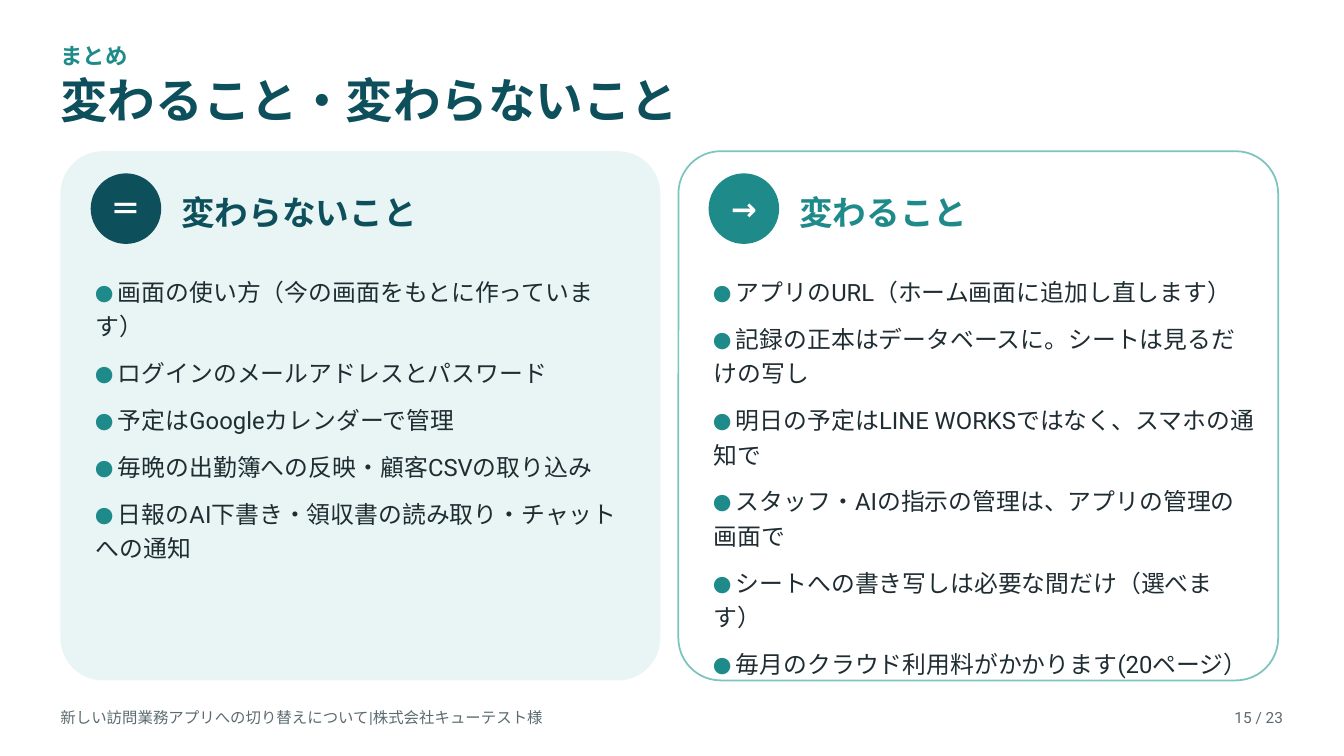
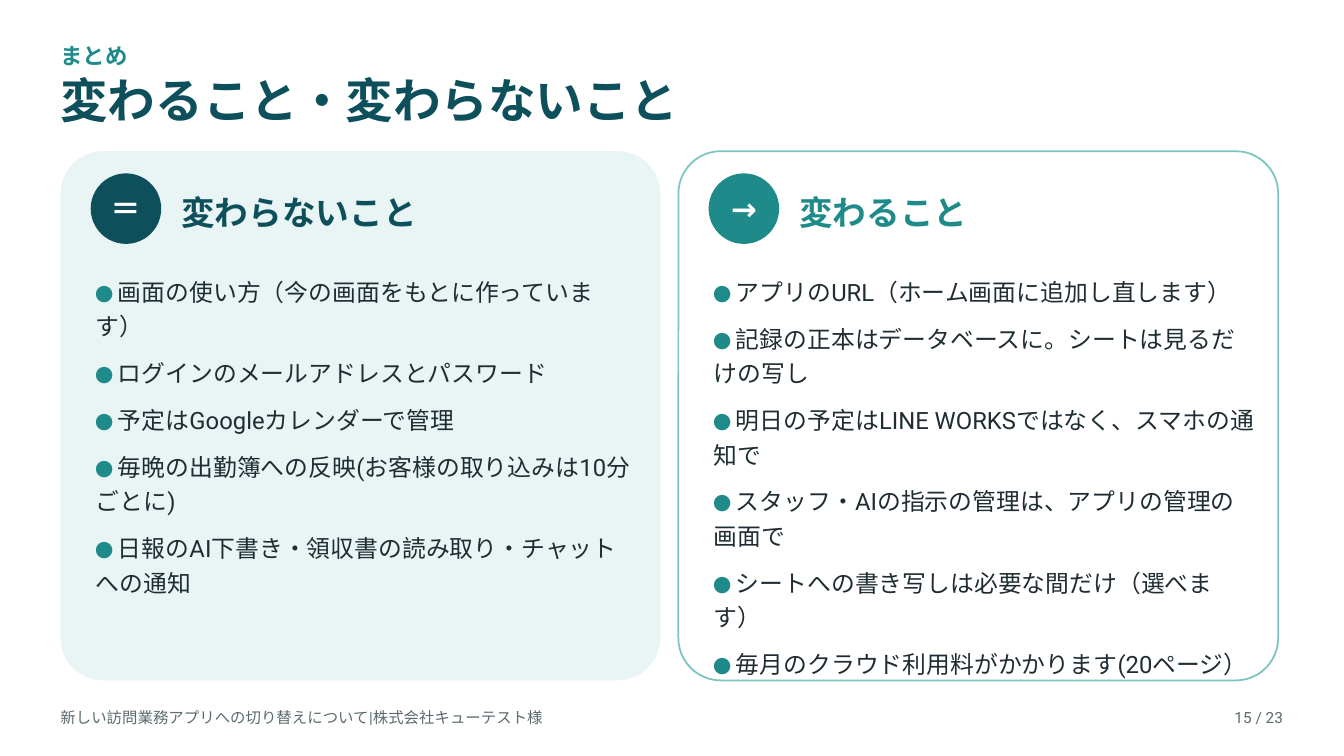
Before and after one commit to katahimo-dev/katahimo-app, a slide deck: slide 15 of doc/partner/新アプリ切替のご説明_キューテスト様.pptx. Drawn at 1344x756 pixels with LibreOffice and Linux fonts; fonts in the diff are those of the drawing. Boxes give left, top, right and bottom in pixels: in the first picture for what was removed or moved away, otherwise in the second. Text is boxed around its words. In the diff, an @@ line names an element or a change of style, - is before the commit and + after.

```diff
--- a/doc/partner/新アプリ切替のご説明_キューテスト様.pptx
+++ b/doc/partner/新アプリ切替のご説明_キューテスト様.pptx
@@ text at bbox=[118, 456, 630, 481]: text changed @@
-● 毎晩の出勤簿への反映・顧客CSVの取り込み
+● 毎晩の出勤簿への反映(お客様の取り込みは10分ごとに)
```
Also in this commit, not shown: 2 other slides changed, 5 other files.
